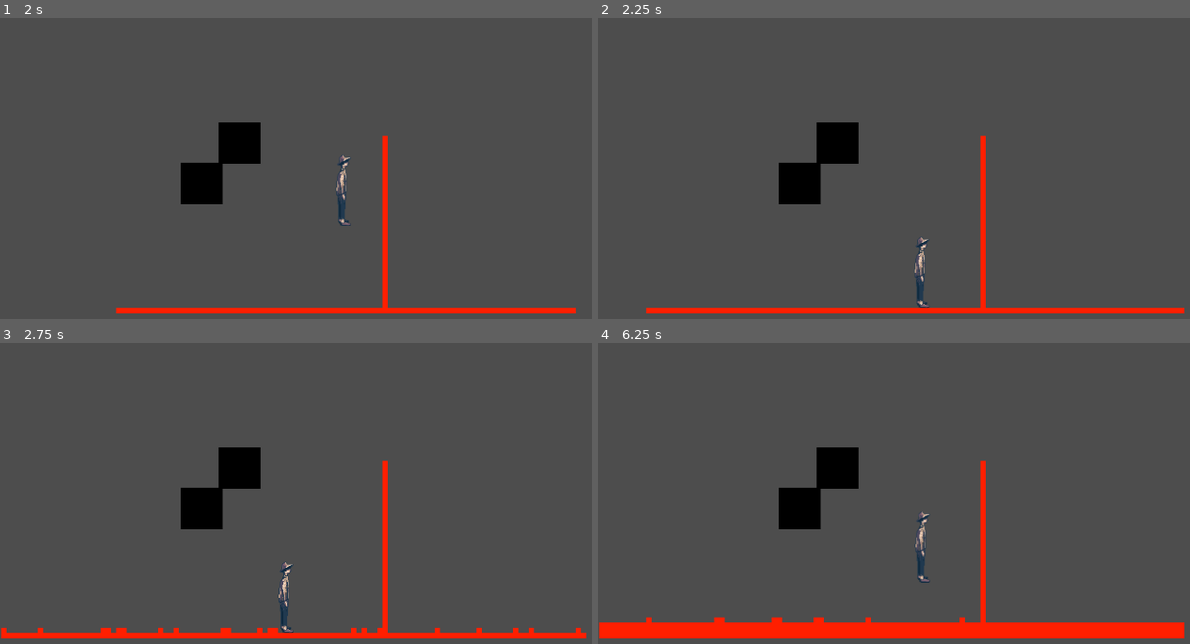
Above: before the commit, frames 1-4 (two rows, left to right).
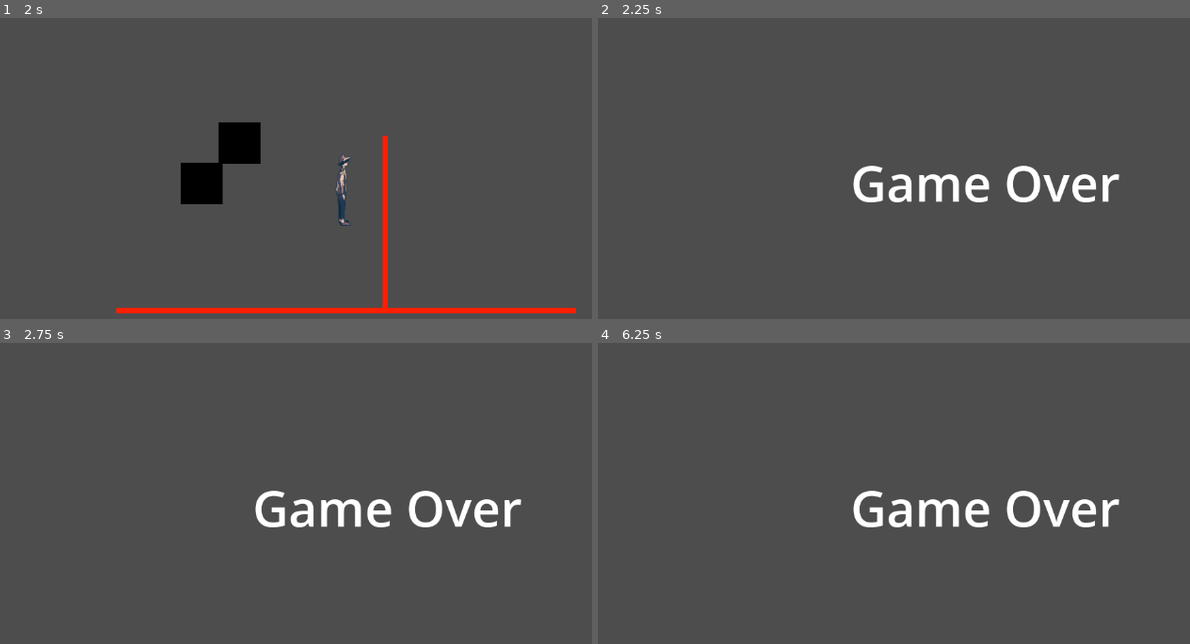
Above: after the commit, the same moments.

Repository: hellomynameisren/ludumdare
Game: Godot game, scene res://liquid/play_area.tscn
The game is run twice, just before and just after one commit, with the same random seed, the same clock (stepped at 60 frames per second) and the same inputs. The project has no main scene, so this scene is started directly.
Inputs:
- Up to frame 1 (2 s): hold Right (ui_right) from 0.53 s (still down); tap Up (ui_up) at 0.77, 1.52 s
- Up to frame 2 (2.25 s): release Right (ui_right) at 2.03 s; hold Left (ui_left) from 2.03 s (still down)
- Up to frame 3 (2.75 s): keep holding Left (ui_left)
- Up to frame 4 (6.25 s): release Left (ui_left) at 2.78 s; hold Right (ui_right) 2.78-4.28 s; tap Up (ui_up) at 3.02, 3.77, 4.52, 6.02 s; hold Left (ui_left) 4.28-5.03 s; tap Enter at 5 s; hold Right (ui_right) 5.03-5.78 s; hold Left (ui_left) from 5.78 s (still down)

Frame 1 is identical in both runs. In frame 2, 6.4% of the frame differs, in the area x 8-100%, y 34-99%; in frame 3, 6.9%; in frame 4, 10%, in the area x 0-100%, y 34-99%.
Error after the commit: Cannot call method 'change_scene_to_file' on a null value. (res://liquid/player.gd:38)

Commit message:
game over

Diff:
--- /dev/null
+++ b/liquid/game_over.tscn
@@ -0,0 +1,11 @@
+[gd_scene format=3 uid="uid://bye420ejsqg31"]
+
+[node name="GameOver" type="Node2D"]
+
+[node name="Label" type="Label" parent="."]
+offset_left = 387.0
+offset_top = 249.0
+offset_right = 801.0
+offset_bottom = 357.0
+theme_override_font_sizes/font_size = 76
+text = "Game Over"
--- a/liquid/player.gd
+++ b/liquid/player.gd
@@ -26,3 +26,13 @@
 
 	if is_on_wall():
 		velocity.x = 0
+
+	# Check for lava collision
+	for idx in get_slide_collision_count():
+		var body = get_slide_collision(idx)
+		if body.get_collider() is lava_block:
+			go_to_game_over_scene()
+
+
+func go_to_game_over_scene():
+	get_tree().change_scene_to_file("res://liquid/game_over.tscn")
